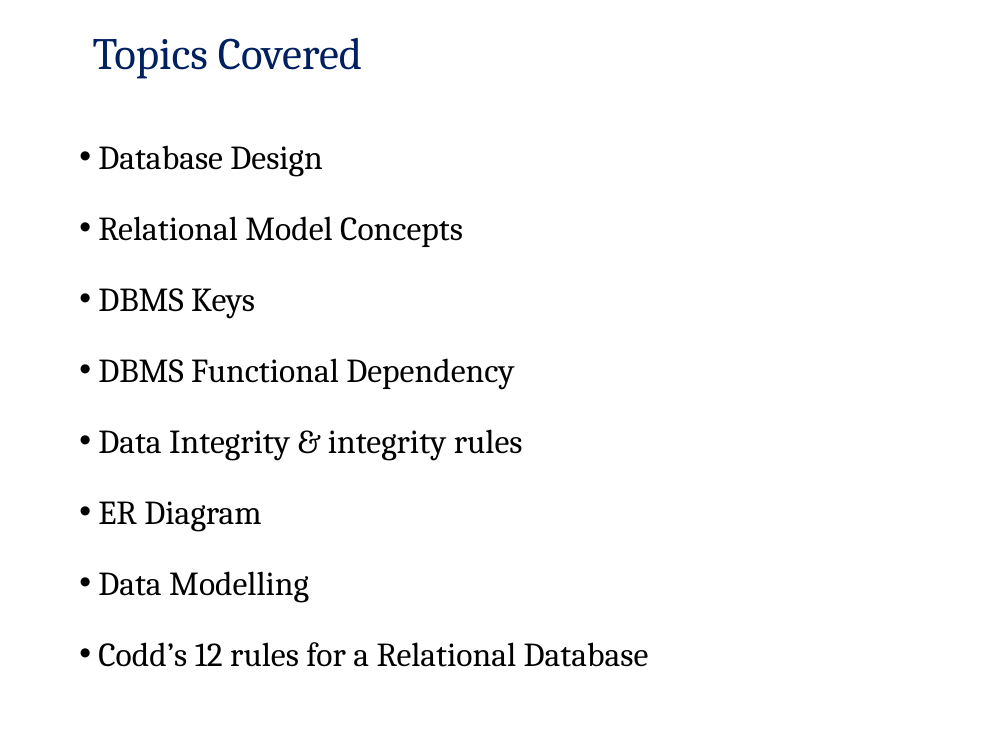
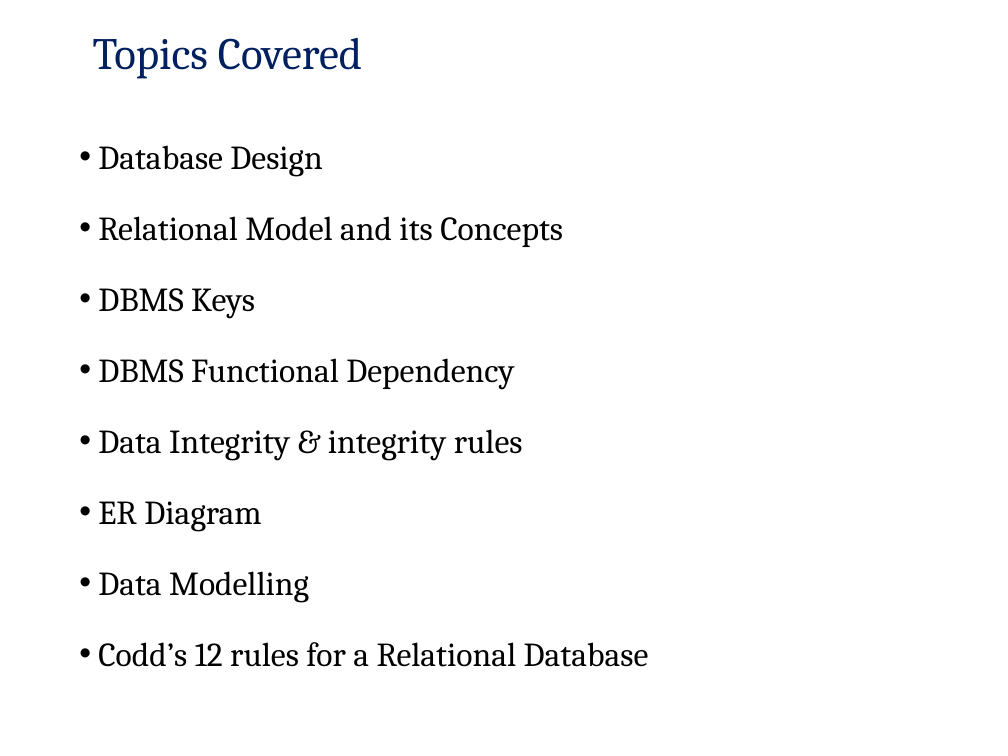
Before and after one commit to pankajfri/Training-Materials, a slide deck: slide 2 of Advanced Web Technologies/Database Concepts/Session2.pptx. Drawn at 1008x756 pixels with LibreOffice and Linux fonts; fonts in the diff are those of the drawing; background and template pictures are left out. Boxes give left, top, right and bottom in pixels: in the first picture for what was removed or moved away, otherwise in the second. Text is boxed around its words. In the diff, an @@ line names an element or a change of style, - is before the commit and + after.

```diff
--- a/Advanced Web Technologies/Database Concepts/Session2.pptx
+++ b/Advanced Web Technologies/Database Concepts/Session2.pptx
@@ text at [98,216,563,247]: text changed @@
-• Relational Model Concepts
+• Relational Model and its Concepts
```
Also in this commit, not shown: 5 other slides changed, 15 slides added, 3 slides removed, 1 other file.
